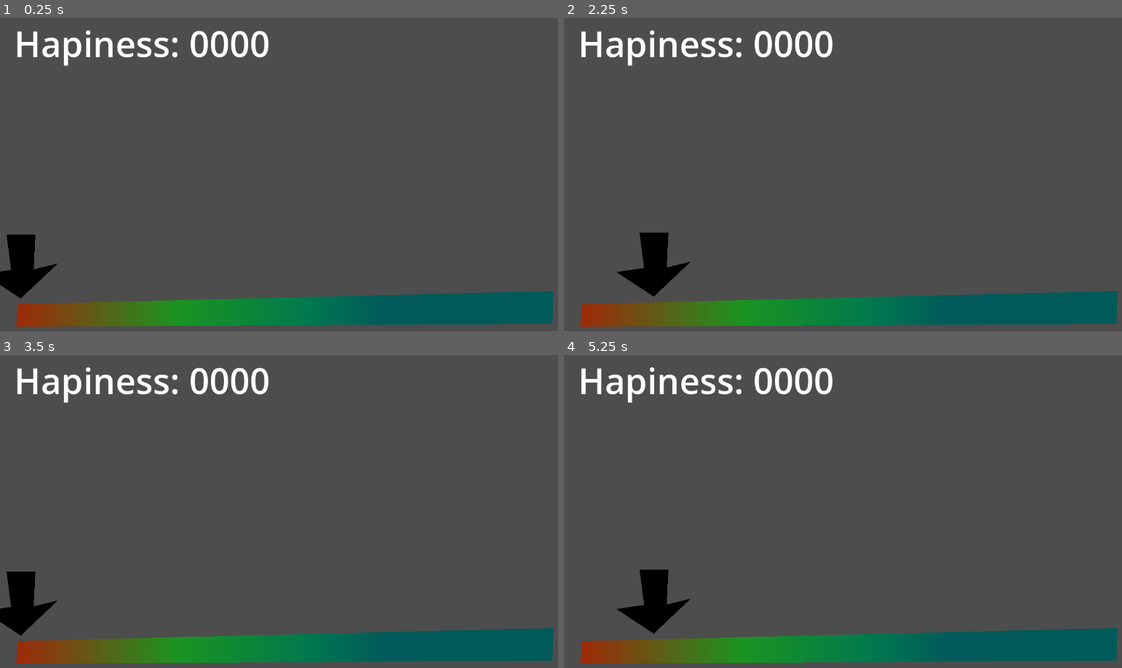
Above: before the commit, frames 1-4 (two rows, left to right).
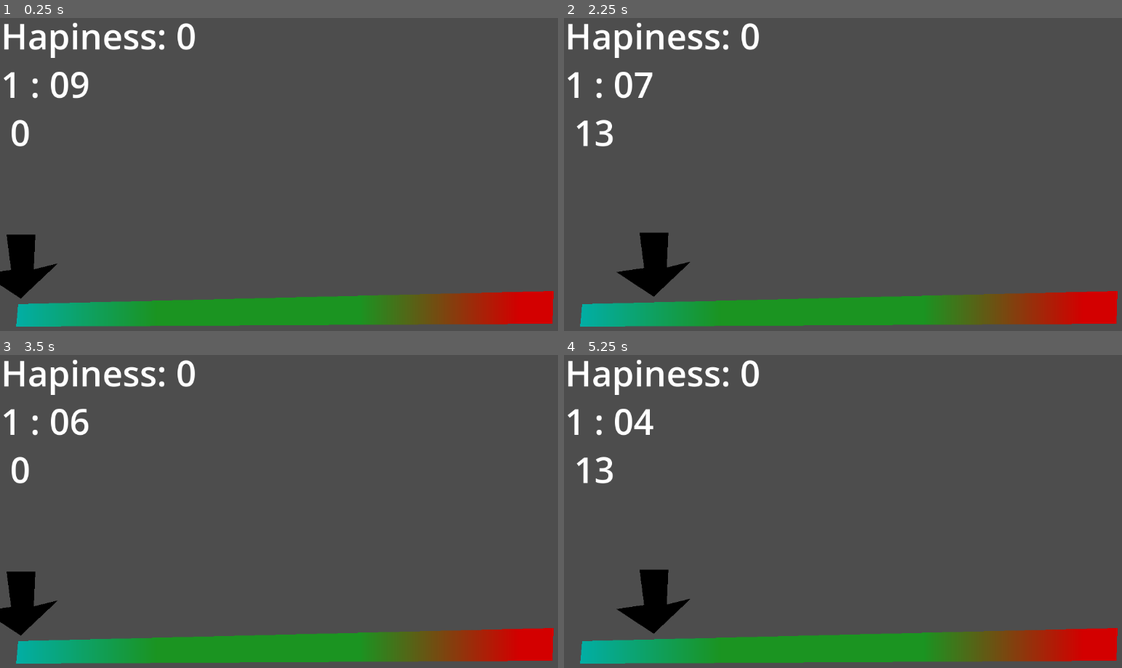
Above: after the commit, the same moments.

Repository: NamespaceV/Emo
Game: Godot game, scene res://main_scene.tscn
Same seed, same stepped clock (60 frames per second), same inputs: the game is played once before the commit and once after it.
Inputs:
- Up to frame 1 (0.25 s): no input
- Up to frame 2 (2.25 s): tap Enter at 0.5 s; tap Space (main_action) at 0.6, 1.35, 2, 2.1 s
- Up to frame 3 (3.5 s): tap Space (main_action) at 2.85 s
- Up to frame 4 (5.25 s): tap Enter at 3.5 s; tap Space (main_action) at 3.6, 4.35, 5, 5.1 s

The runs differ from the first frame. In frame 1, 9.8% of the frame differs, in the area x 0-100%, y 1-99%; in frame 2, 9.8%; in frame 3, 9.8%; in frame 4, 9.8%.

Commit message:
basic tweaks

Diff:
--- a/game.gd
+++ b/game.gd
@@ -10,12 +10,49 @@
 @onready var arrow : Polygon2D = $Arrow
 @onready var happy : RichTextLabel = $Hapiness
 
-var arrow_pct :  float
+var arrow_pct : float
+var goal_pct : float = 0.5
+var score : float
+var time_left : float = 60 * 1 + 10
 
 
 func _process(delta : float):
-	if Input.is_action_just_pressed("main_action"):
+	#input
+	var action_pressed = Input.is_action_just_pressed("main_action")
+
+	game_logic(delta, action_pressed)
+
+	# visuals
+	arrow.position = lerp(BAR_START, BAR_END, arrow_pct)
+	happy.text = label_text()
+
+
+func game_logic(delta:float, action_pressed : bool) -> void:
+	if time_left < 0:
+		return
+
+	arrow_pct -= delta * SPEED / 100.0
+	if action_pressed:
 		arrow_pct += 0.1
-	arrow_pct -= delta * SPEED / 100.0
 	arrow_pct = clamp(arrow_pct, 0 ,1)
-	arrow.position = lerp(BAR_START, BAR_END, arrow_pct)
+	score += delta * score_per_second()
+	time_left -= delta
+
+
+func score_per_second() -> float:
+	var err = abs(arrow_pct - goal_pct)
+	match (err):
+		var p when p < 0.1: return 100
+		var p when p < 0.3: return 10
+		_: return 0
+
+
+func format_time_left() -> String:
+	return "%d : %02d" % [ time_left / 60, fmod(time_left, 60) ]
+
+
+func label_text() -> String:
+	var result : String = "Hapiness: %d" % [score];
+	result += "\n" + format_time_left()
+	result += "\n %.0f" % [arrow_pct*100]
+	return result
--- a/main_scene.tscn
+++ b/main_scene.tscn
@@ -3,8 +3,8 @@
 [ext_resource type="Script" path="res://game.gd" id="1_38741"]
 
 [sub_resource type="Gradient" id="Gradient_kvuk2"]
-offsets = PackedFloat32Array(0, 0.521127, 0.830986, 1)
-colors = PackedColorArray(0.82881, 2.71939e-06, 5.77569e-07, 1, 0.107667, 0.581191, 0.132148, 1, 0, 0.473037, 0.310308, 1, 0, 0.354794, 0.354794, 1)
+offsets = PackedFloat32Array(0, 0.295775, 0.690141, 1)
+colors = PackedColorArray(3.85046e-07, 0.692609, 0.692608, 1, 0.105882, 0.580392, 0.133333, 1, 0.107667, 0.581191, 0.132148, 1, 0.82881, 2.71939e-06, 5.77569e-07, 1)
 
 [sub_resource type="GradientTexture1D" id="GradientTexture1D_8drq3"]
 gradient = SubResource("Gradient_kvuk2")
@@ -15,7 +15,8 @@
 [node name="Bar" type="Polygon2D" parent="."]
 position = Vector2(-93, 59)
 texture = SubResource("GradientTexture1D_8drq3")
-texture_scale = Vector2(0.3, 0.3)
+texture_offset = Vector2(-100, 0)
+texture_scale = Vector2(0.25, 0.25)
 polygon = PackedVector2Array(129, 524, 1190, 498, 1188, 563, 125, 569)
 
 [node name="Arrow" type="Polygon2D" parent="."]
@@ -25,9 +26,10 @@
 polygon = PackedVector2Array(342, 427, 399, 427, 396, 496, 444, 484, 370, 554, 296, 505, 351, 497)
 
 [node name="Hapiness" type="RichTextLabel" parent="."]
-offset_left = 28.0
-offset_top = 17.0
-offset_right = 875.0
-offset_bottom = 123.0
+offset_left = 2.0
+offset_top = 2.0
+offset_right = 1150.0
+offset_bottom = 392.0
 theme_override_font_sizes/normal_font_size = 70
-text = "Hapiness: 0000"
+text = "Hapiness: 0000
+debug info"
